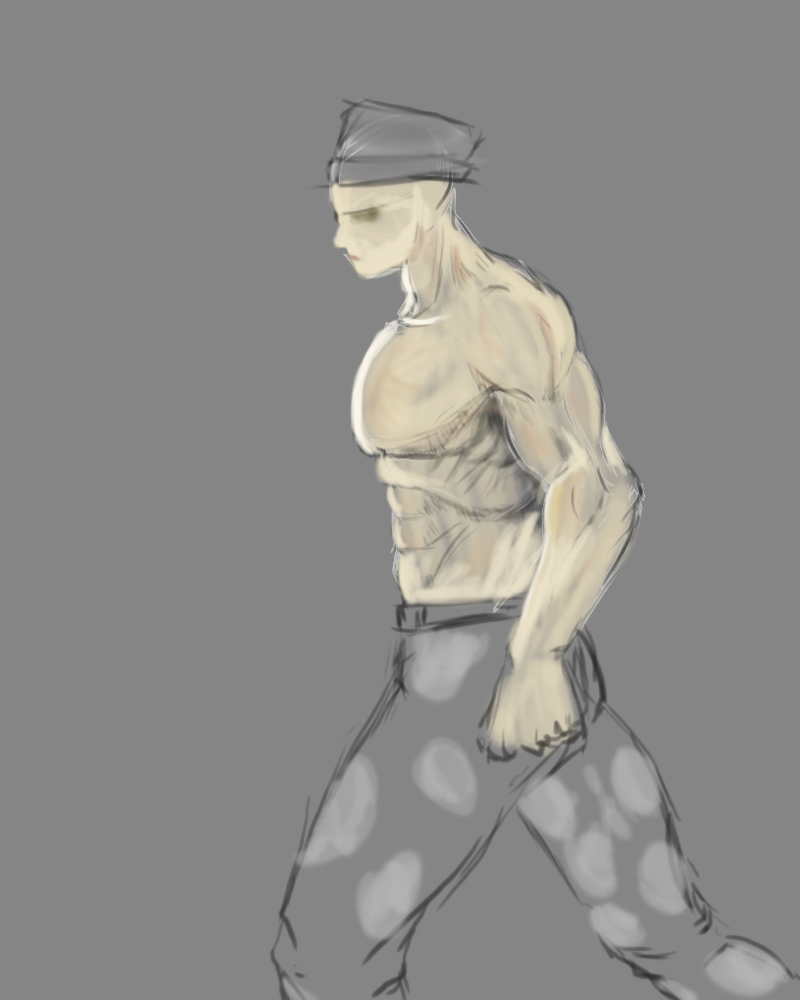
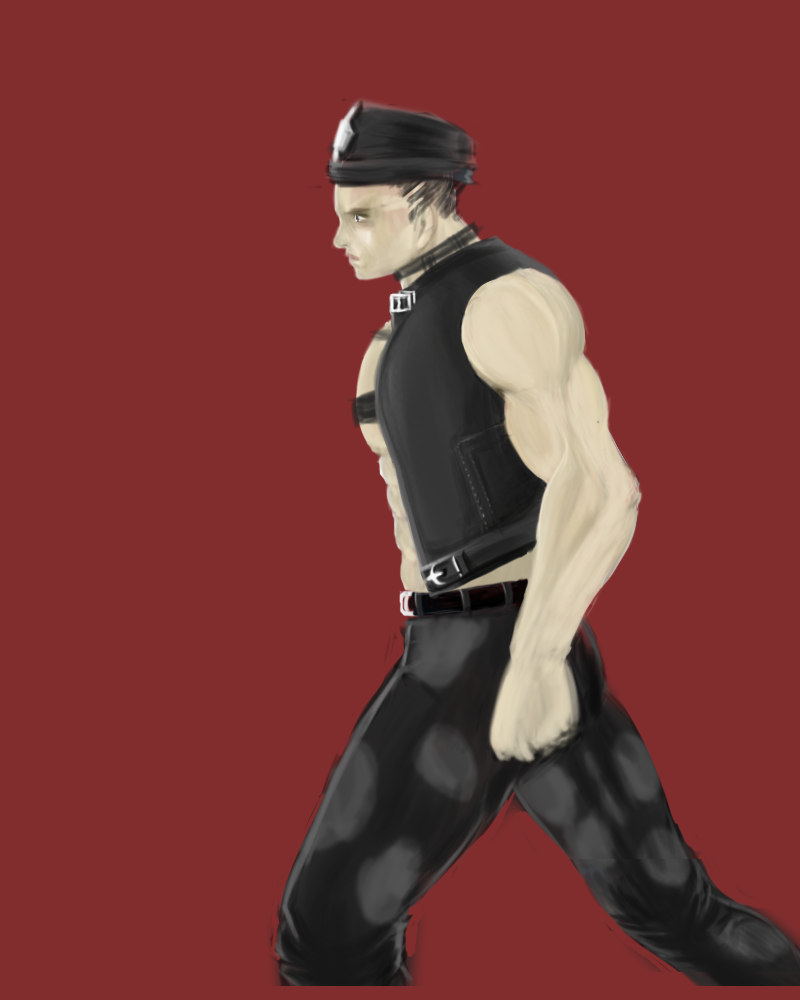
Layer changes from the first w=800, h=1000 image to the second:
renamed "Layer 2" to "hat", painted on it over [left=321, top=95, right=491, bottom=277]
added group "clothes" with 2 layers in group "Group 1" over [left=345, top=219, right=600, bottom=619]
added layer "Layer 2" in group "clothes" over [left=372, top=234, right=600, bottom=619]
added layer "belt_body" in group "clothes" over [left=345, top=219, right=542, bottom=597]
added group "Group 3" with 2 layers in group "Group 1" over [left=301, top=98, right=644, bottom=767]
added layer "hair" in group "Group 3" over [left=385, top=169, right=469, bottom=233]
moved "skin" into group "Group 3", painted on it over [left=268, top=96, right=800, bottom=1000]
added group "Group 2" with 1 layers in group "Group 1" over [left=258, top=569, right=800, bottom=986]
added layer "trou" in group "Group 2" over [left=258, top=569, right=800, bottom=986]
added group "bk" with 1 layers over [left=0, top=0, right=800, bottom=1000]
moved "Layer 1" into group "bk", painted on it over [left=0, top=0, right=800, bottom=1000]
